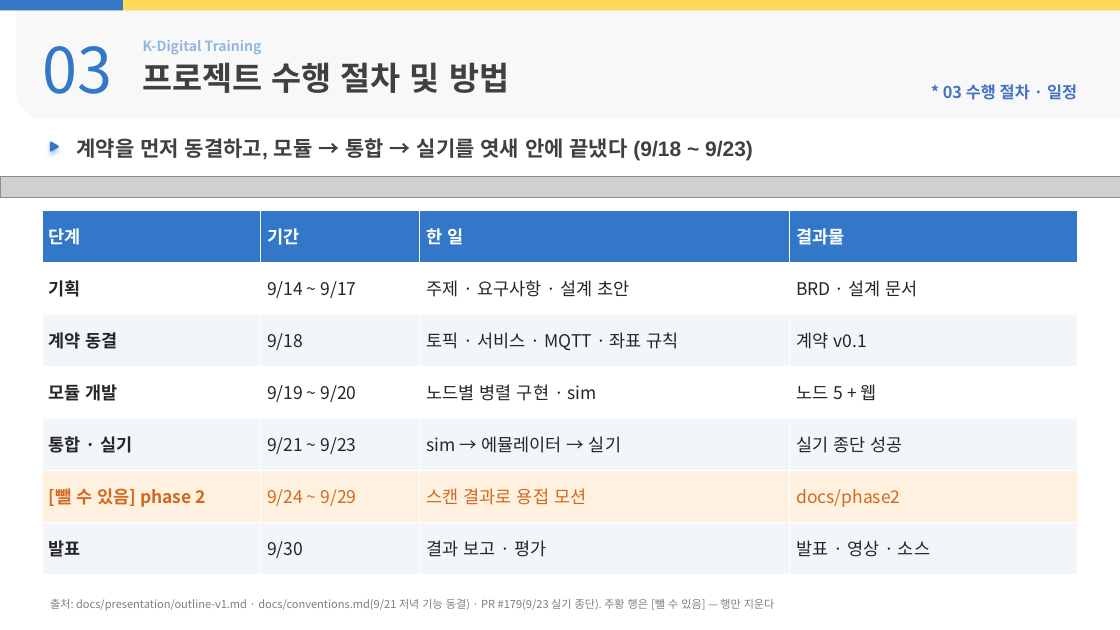
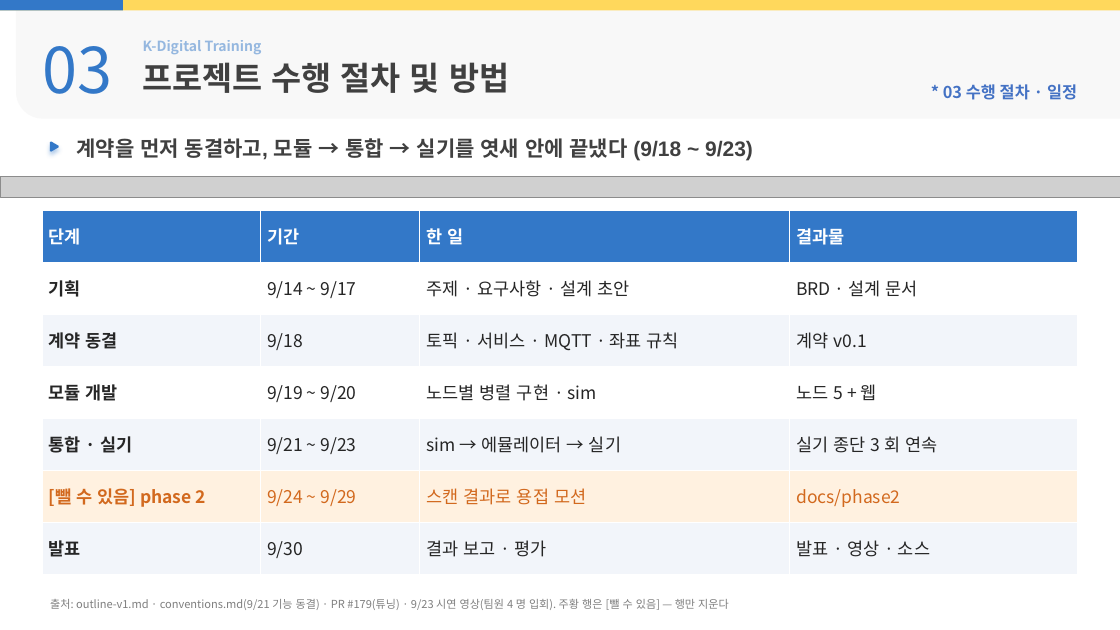
Before and after one commit to yujh5537/rokey_cobot1_Weld-Made, a slide deck: slide 8 of docs/presentation/slides-byeonghu.pptx. Drawn at 1120x630 pixels with LibreOffice and Linux fonts; fonts in the diff are those of the drawing; grey boxes stand for pictures; background and template pictures are left out. Boxes give left, top, right and bottom in pixels: in the first picture for what was removed or moved away, otherwise in the second. Text is boxed around its words. In the diff, an @@ line names an element or a change of style, - is before the commit and + after.

```diff
--- a/docs/presentation/slides-byeonghu.pptx
+++ b/docs/presentation/slides-byeonghu.pptx
@@ table at box(42, 210, 1078, 575) @@
-row 5, column 4: 실기 종단 성공
+row 5, column 4: 실기 종단 3 회 연속
@@ text at box(50, 599, 729, 610): text changed @@
-출처: docs/presentation/outline-v1.md · docs/conventions.md(9/21 저녁 기능 동결) · PR #179(9/23 실기 종단). 주황 행은 [뺄 수 있음] — 행만 지운다
+출처: outline-v1.md · conventions.md(9/21 기능 동결) · PR #179(튜닝) · 9/23 시연 영상(팀원 4 명 입회). 주황 행은 [뺄 수 있음] — 행만 지운다
```
Also in this commit, not shown: 1 other slide changed, 32 other files.
